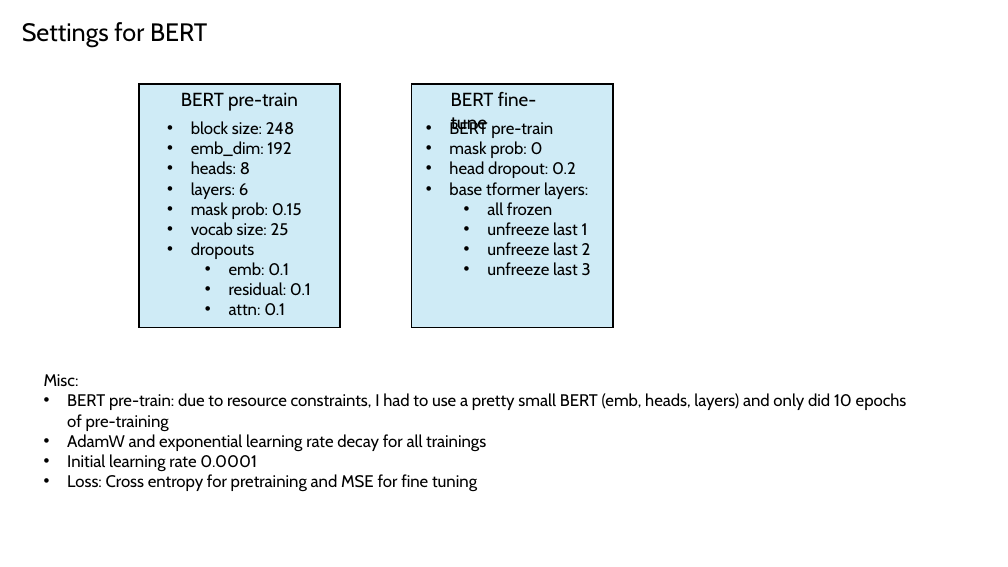
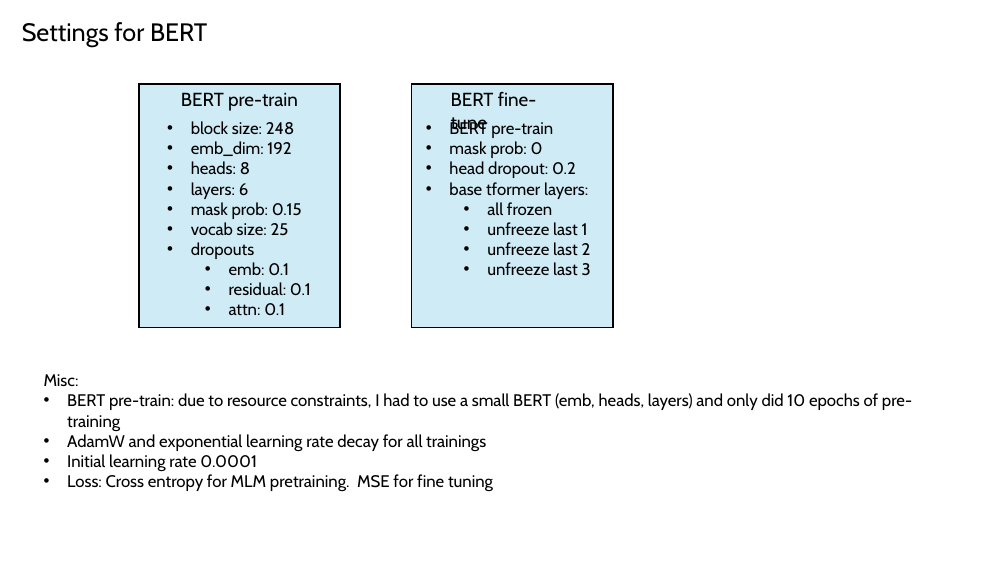
Before and after one commit to planaria158/BERT-antibody-antigen-binding-energy, a slide deck: slide 24 of Homework-aAlphaBio.pptx (slide 26 before the commit). Drawn at 1008x567 pixels with LibreOffice and Linux fonts; fonts in the diff are those of the drawing. Boxes give left, top, right and bottom in pixels: in the first picture for what was removed or moved away, otherwise in the second. Text is boxed around its words. In the diff, an @@ line names an element or a change of style, - is before the commit and + after.

```diff
--- a/Homework-aAlphaBio.pptx
+++ b/Homework-aAlphaBio.pptx
@@ text at bbox=[67, 393, 912, 431]: text changed @@
-• BERT pre-train: due to resource constraints, I had to use a pretty small BERT (emb, heads, layers) and only did 10 epochs of pre-training
+• BERT pre-train: due to resource constraints, I had to use a small BERT (emb, heads, layers) and only did 10 epochs of pre-training
@@ text at bbox=[67, 474, 493, 491]: text changed @@
-• Loss: Cross entropy for pretraining and MSE for fine tuning
+• Loss: Cross entropy for MLM pretraining. MSE for fine tuning
```
Also in this commit, not shown: 13 other slides changed, 4 slides added, 2 slides removed.
